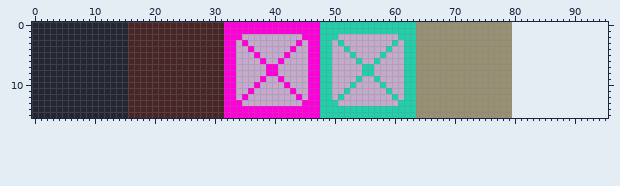
File history of a sprite sheet, testgame/www/assets/test/tileset.png. Above: the version before the commit.
The file is 80x16 pixels. The old version is drawn lined up with the new one, on the new canvas.
Now the later version:
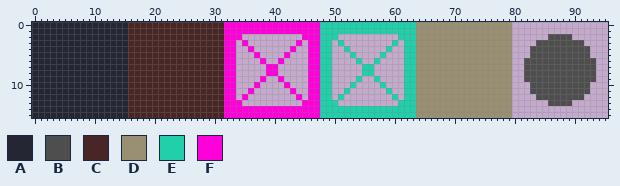
Palette (. is transparent): A #242633  B #4e4e4e  C #492626  D #998f73  E #21cfaa  F #ff00db
From old to new:
canvas 80x16 -> 96x16
y 2: x 86..89 .... -> BBBB
y 3: x 84..91 ........ -> BBBBBBBB
y 4..5: x 83..92 .......... -> BBBBBBBBBB
y 6..9: x 82..93 ............ -> BBBBBBBBBBBB
y 10..11: x 83..92 .......... -> BBBBBBBBBB
y 12: x 84..91 ........ -> BBBBBBBB
y 13: x 86..89 .... -> BBBB
Where, in picture pixels (left, top, right, bottom), the same in both pictures:
added: (524, 34, 596, 106)
